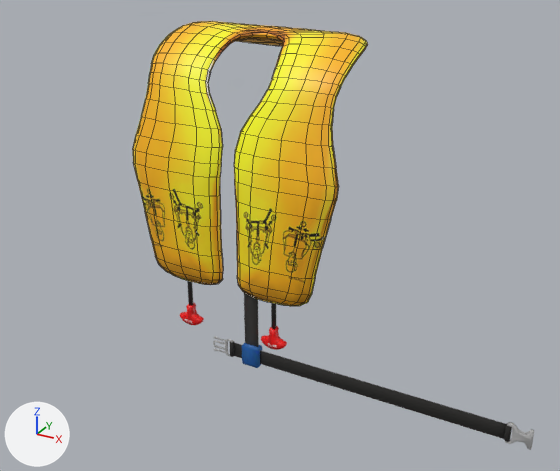
Before and after pictures for a commit that changed the FBX model VR_education_airplane_simulation/Assets/JHW/life_jacket_equiped.fbx.
Before and after are seen from a camera (50 mm lens) standing at (12.69, -21.0, 16.43) and looking at (2.23, -2.0, 6.93). Every picture has the same lights, and +X, +Y and +Z are marked at lower left. Mesh edges are drawn as thin lines on the coarser meshes. Where no turn or scale is listed for an object, it has been applied to the vertices. Vertices at the same position are counted once.

Names of what the first picture shows: '실린더', '실린더.001', '큐브'.
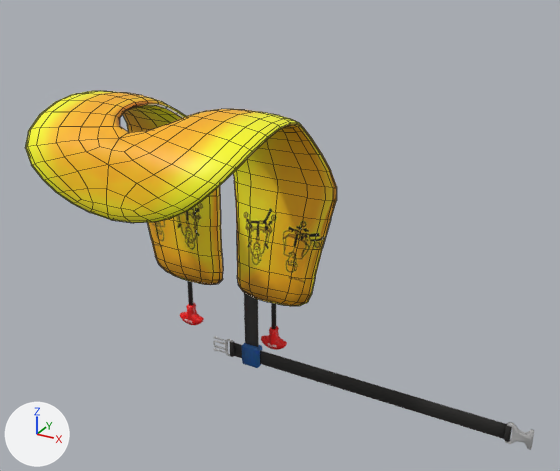
Location of each change, [x1, y1, x2, y2] in pixels of the pictures (560 x 471 px; the box of a moved part takes in the faces that stretch with it):
'큐브', reshaped (32% wider, 24% shorter): before [133, 21, 368, 306]; after [26, 91, 337, 306]
part 1 of me_메쉬, moved or reshaped: before [133, 21, 368, 220]; after [26, 91, 337, 223]

Diff of the bpy script that builds the scene:
```diff
--- a/VR_education_airplane_simulation/Assets/JHW/life_jacket_equiped.fbx.py
+++ b/VR_education_airplane_simulation/Assets/JHW/life_jacket_equiped.fbx.py
@@ me_메쉬 @@
 # used by ob_큐브; location = (-0.21, -1.08, 4.31)
-me_메쉬.from_pydata(...)  # 880 vertices, 878 faces; spans x -3.87..3.87, y -0.45..4.75, z -0.32..8.11
+me_메쉬.from_pydata(...)  # 880 vertices, 878 faces; spans x -3.87..3.87, y -5.74..0.43, z -0.32..6.85
+# me_메쉬 part 1: 626 of 880 vertices moved; they spanned x -3.87..3.87, y -0.38..4.75, z 3.69..8.11 and now span x -3.87..3.87, y -5.74..0.39, z 3.69..6.85; mean shift (0.0, -4.47, -0.98); largest move (0.0, 4.75, 7.45) -> (0.0, -5.6, 4.34)
 me_메쉬.materials.append(mat_매테리얼)
```
